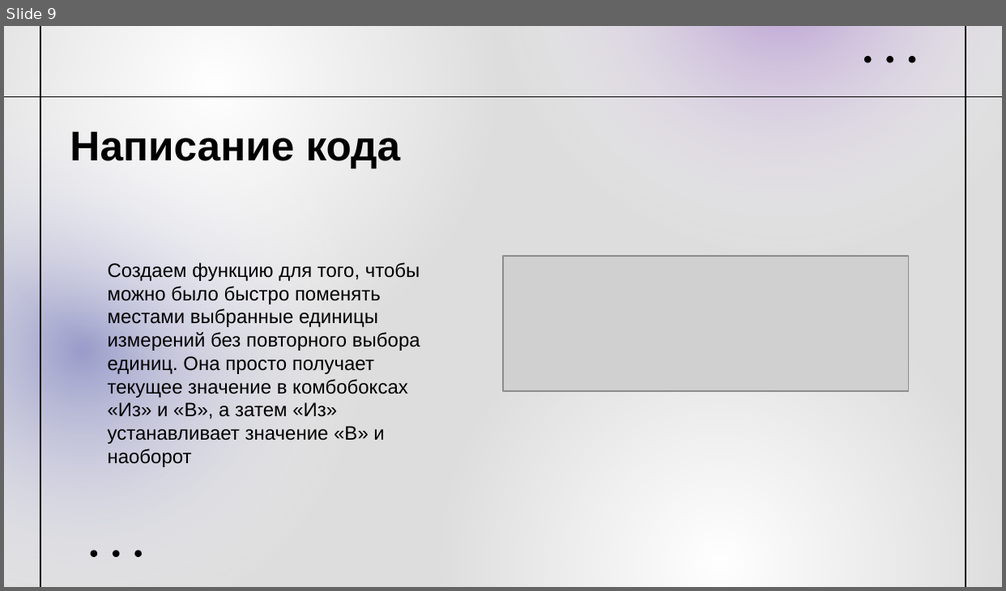
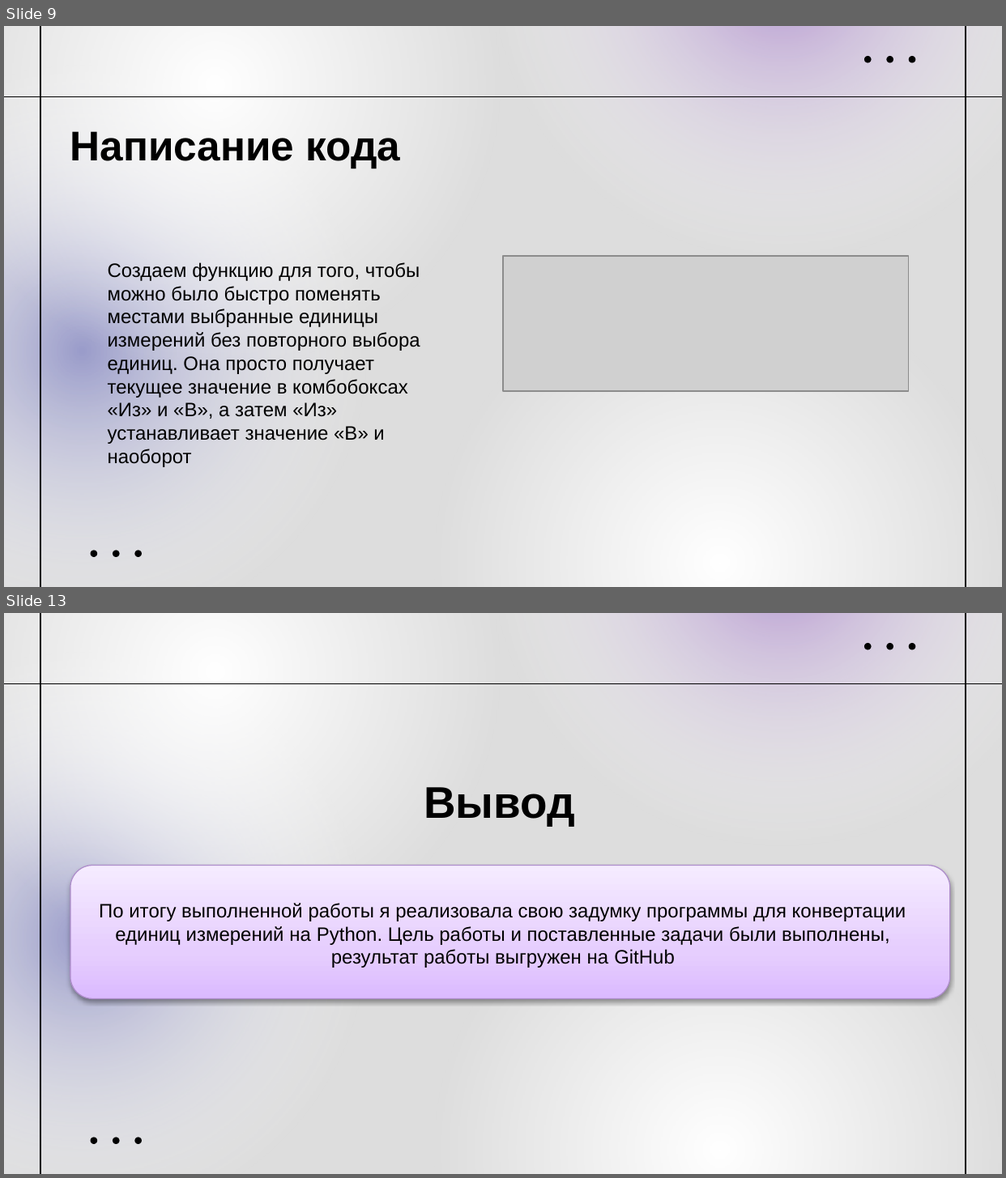
Before and after one commit to MariaPogorelova/converter, a slide deck: Pogorelova_converter.pptx. Shown one above the other, each under a label of ours: slide 9 before the commit, slides 9 and 13 after it; the slides between them are not shown. The pictures are 1006x591 and 1006x1178 pixels, drawn with LibreOffice and Linux fonts; fonts in the diff are those of the drawing; grey boxes stand for pictures. Boxes give left, top, right and bottom in pixels: in the first picture for what was removed or moved away, otherwise in the second. Text is boxed around its words. In the diff, an @@ line names an element or a change of style, - is before the commit and + after.

```diff
--- a/Pogorelova_converter.pptx
+++ b/Pogorelova_converter.pptx
@@ slide 13 added at (4, 613, 1002, 1174), background #DDDDDD; not listed: 12 template elements that a slide beside it also shows @@
@@ line added from (4, 683) to (1002, 683), #010101 0.75 pt @@
@@ text added at (424, 787, 575, 826), 32 pt, text #000000, bold @@
+Вывод
@@ rounded rectangle added at (71, 866, 950, 999), fill gradient #DCBBFF to #E5CFFE to #F5ECFF, outline #AD8DCB 0.75 pt @@
@@ text added at (99, 903, 906, 968), 14 pt, text #000000 @@
+По итогу выполненной работы я реализовала свою задумку программы для конвертации единиц измерений на Python. Цель работы и поставленные задачи были выполнены, результат работы выгружен на GitHub
```
Also in this commit, not shown: 3 slides changed, 4 other slides added.
